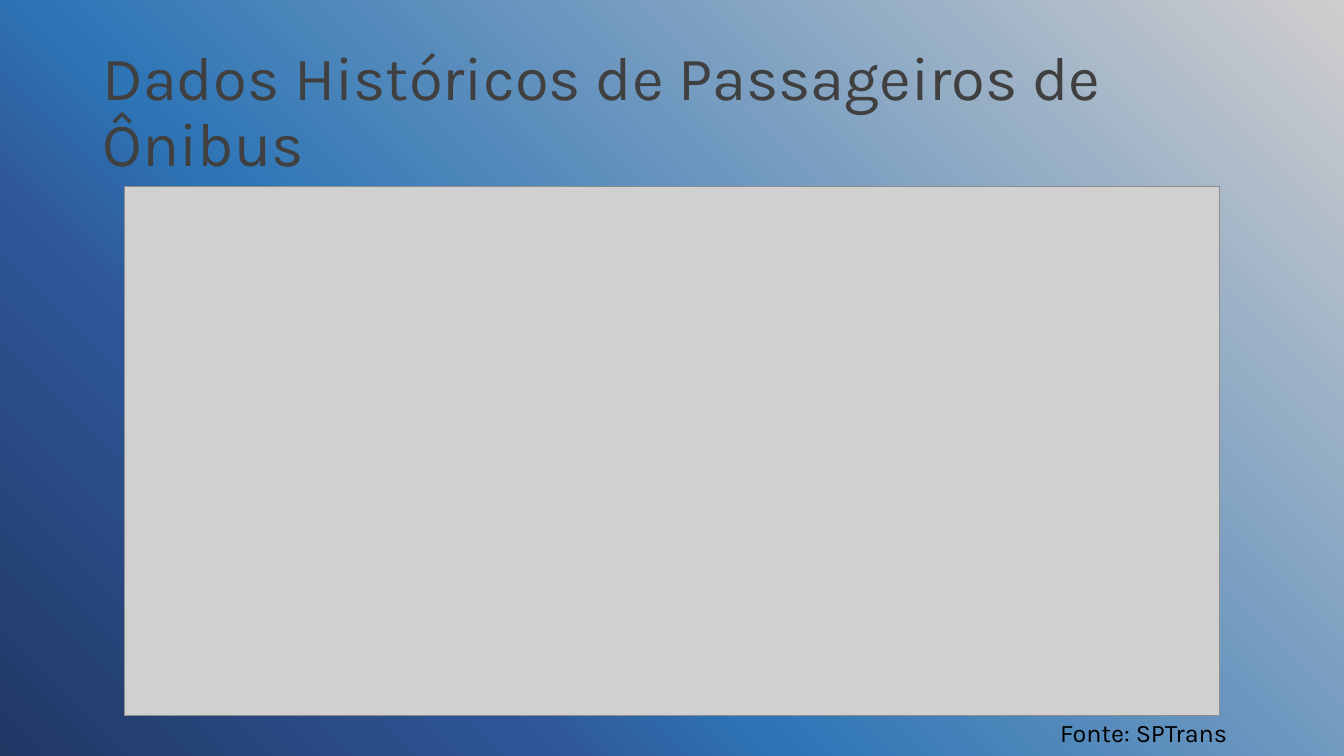
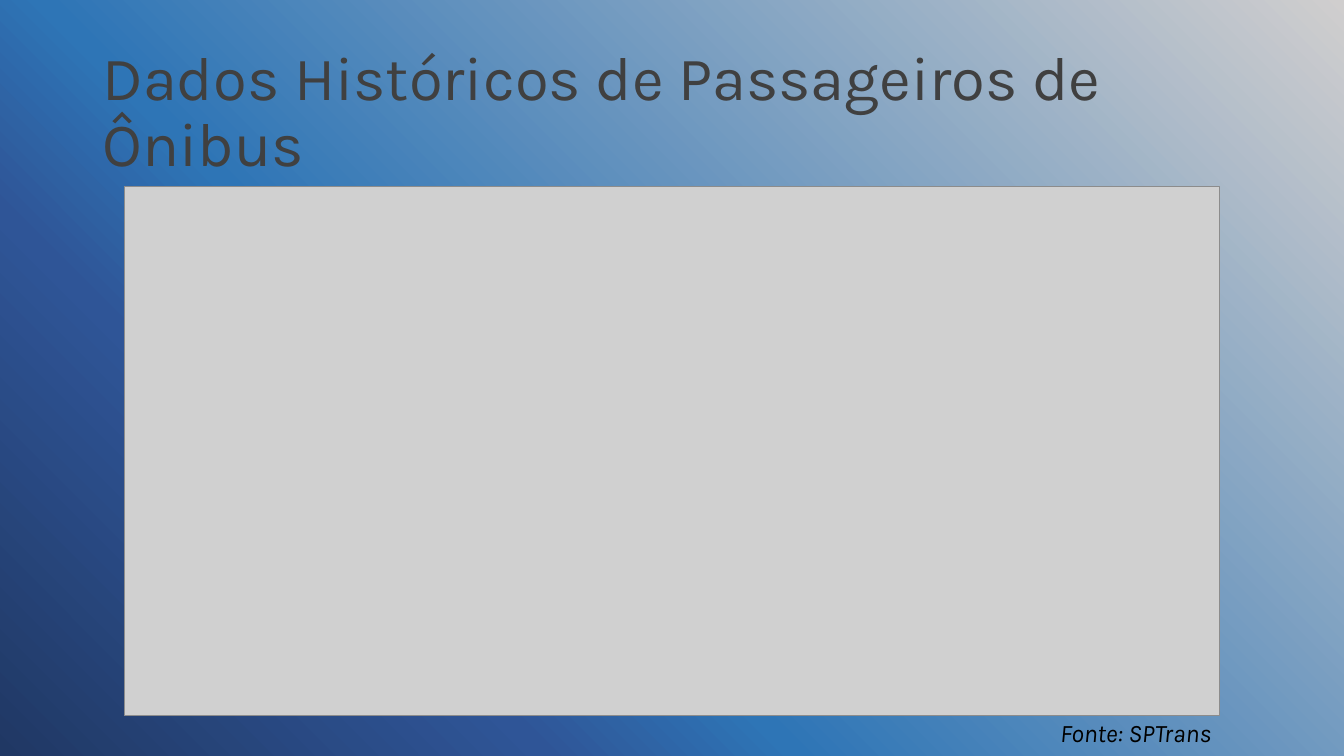
Before and after one commit to alitaca/Projeto_final, a slide deck: slide 4 of transporte_sp.pptx (slide 3 before the commit). Drawn at 1344x756 pixels with LibreOffice and Linux fonts; fonts in the diff are those of the drawing; grey boxes stand for pictures; background and template pictures are left out. Boxes give left, top, right and bottom in pixels: in the first picture for what was removed or moved away, otherwise in the second. Text is boxed around its words. In the diff, an @@ line names an element or a change of style, - is before the commit and + after.

```diff
--- a/transporte_sp.pptx
+++ b/transporte_sp.pptx
@@ text "Fonte: SPTrans" at [1060, 726, 1211, 743]: italic on @@
```
Also in this commit, not shown: 5 other slides changed, 6 slides added, 1 slide removed.
